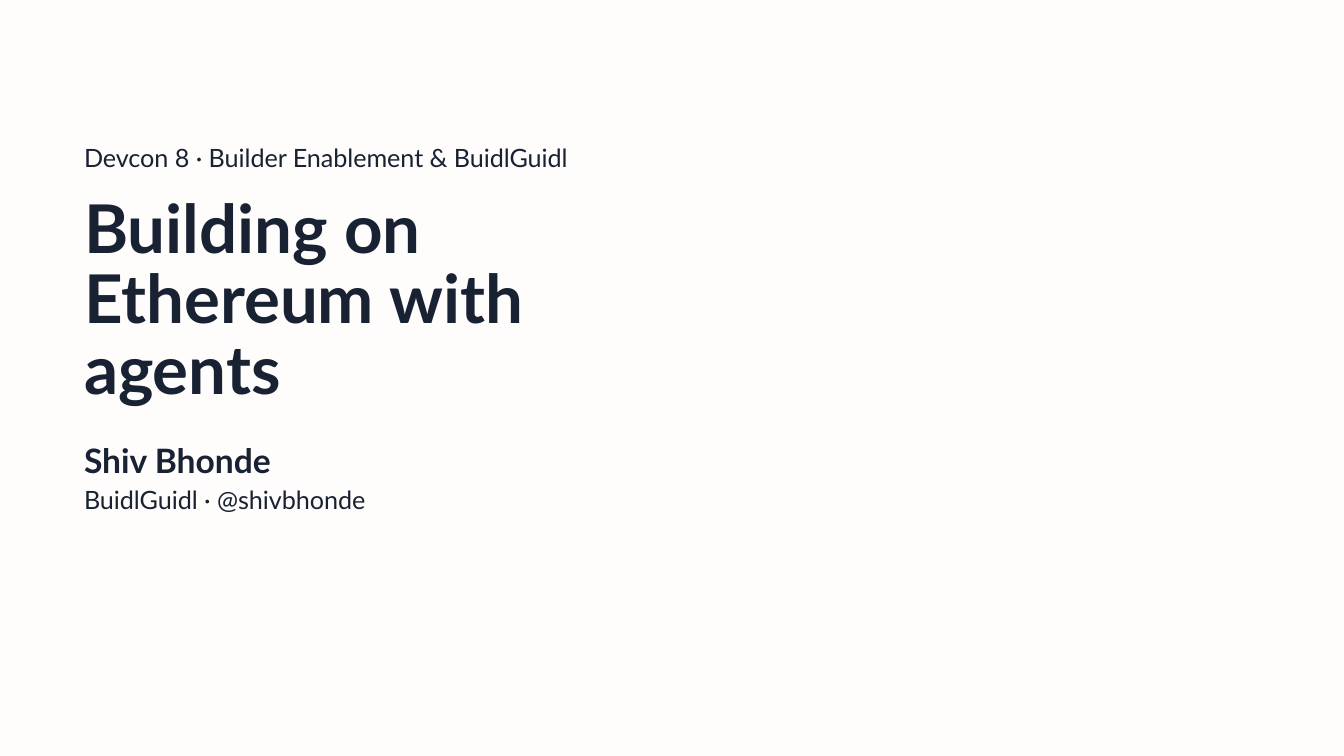
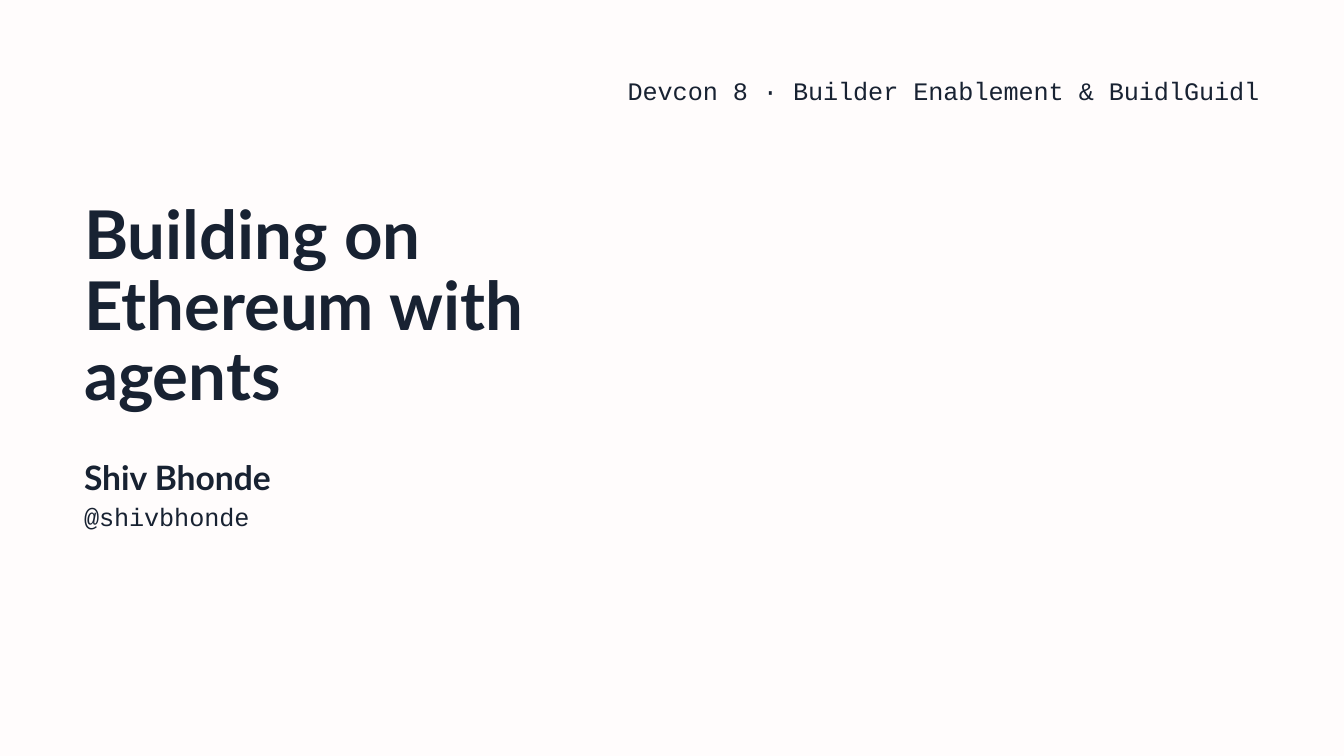
Before and after one commit to technophile-04/devcon-8-mumbai, a slide deck: slide 1 of template/buidlguidl-devcon8.pptx. Drawn at 1344x756 pixels with LibreOffice and Linux fonts; fonts in the diff are those of the drawing; background and template pictures are left out. Boxes give left, top, right and bottom in pixels: in the first picture for what was removed or moved away, otherwise in the second. Text is boxed around its words. In the diff, an @@ line names an element or a change of style, - is before the commit and + after.

```diff
--- a/template/buidlguidl-devcon8.pptx
+++ b/template/buidlguidl-devcon8.pptx
@@ text "Devcon 8 · Builder Enablement ...": place and size @@
-text "Devcon 8 · Builder Enablement ..." at (84, 148, 568, 168)
+text "Devcon 8 · Builder Enablement ..." at (628, 82, 1259, 101)
@@ text "Devcon 8 · Builder Enablement ..." at (628, 82, 1259, 101): font Lato to Courier New; alignment left to right @@
@@ title "Building on Ethereum with agents" at (84, 209, 523, 412): vertical alignment top to bottom @@
@@ text "Shiv Bhonde": place and size @@
-text "Shiv Bhonde" at (84, 448, 271, 474)
+text "Shiv Bhonde" at (84, 465, 271, 491)
@@ text at (84, 507, 249, 530): text changed; font Lato to Courier New @@
-BuidlGuidl · @shivbhonde
+@shivbhonde
```
Also in this commit, not shown: 7 other slides changed, 24 other files.
